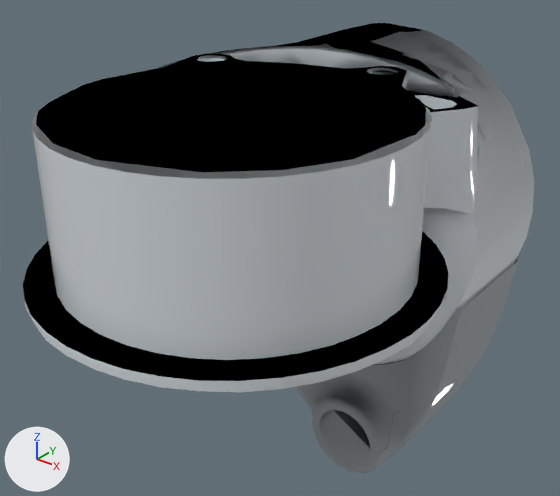
Renders of the OBJ model alexander-models/alexander_V1_description/meshes/cycloidal_arm/RightElbowPitchLink.obj from each side of a commit.
The view is the same before and after, from a camera (50 mm lens) standing at (0.0937, -0.1038, 0.0803) and looking at (-0.0113, 0.0275, -0.0011). Every picture has the same lights, and +X, +Y and +Z are marked at lower left. Where no turn or scale is listed for an object, it has been applied to the vertices.

The first picture shows 'N17_24_P01_01_L_Elbow_Bend_Structure', 'N17_24_P01_03_L_Forearm_wire_inlet', 'N17_24_P01_04_L_Forearm_wire_inlet_cover', 'N17_25_P11_01_Elbow_To_Forearm'.
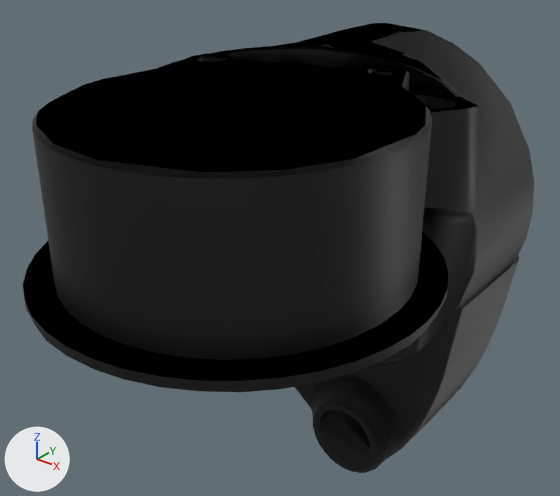
Scene script edits in JSON lines:
```json
{"op": "add", "block": "mat_procedural_car_paint", "code": ["mat_procedural_car_paint = principled_material('Procedural_Car_paint')", "mat_procedural_car_paint.base_color = (0.05, 0.05, 0.05)  # black #3f3f3f", "mat_procedural_car_paint.metallic = 1.0"]}
{"block": "me_n17_24_p01_01_l_elbow_bend_structure", "where": "me_n17_24_p01_01_l_elbow_bend_structure.from_pydata(...)  # 817 vertices, 1521 faces; spans x -0.0585..0.0285, y 0.0031..0.0834, z -0.0435..0.0435"}
{"op": "remove", "block": "me_n17_24_p01_01_l_elbow_bend_structure", "code": "me_n17_24_p01_01_l_elbow_bend_structure.materials.append(mat_material__29)  # white #dce2e7"}
{"op": "add", "block": "me_n17_24_p01_01_l_elbow_bend_structure", "code": "me_n17_24_p01_01_l_elbow_bend_structure.materials.append(mat_procedural_car_paint)  # black #3f3f3f"}
{"block": "me_n17_24_p01_03_l_forearm_wire_inlet", "where": "me_n17_24_p01_03_l_forearm_wire_inlet.from_pydata(...)  # 544 vertices, 868 faces; spans x -0.0351..0.0273, y 0.0341..0.0834, z -0.062..-0.0131"}
{"op": "remove", "block": "me_n17_24_p01_03_l_forearm_wire_inlet", "code": "me_n17_24_p01_03_l_forearm_wire_inlet.materials.append(mat_material__30)  # grey #9fa5aa"}
{"op": "add", "block": "me_n17_24_p01_03_l_forearm_wire_inlet", "code": "me_n17_24_p01_03_l_forearm_wire_inlet.materials.append(mat_procedural_car_paint)  # black #3f3f3f"}
{"block": "me_n17_24_p01_04_l_forearm_wire_inlet_cover", "where": "me_n17_24_p01_04_l_forearm_wire_inlet_cover.from_pydata(...)  # 405 vertices, 797 faces; spans x -0.0226..0.0214, y 0.042..0.0793, z -0.074..-0.0488"}
{"op": "remove", "block": "me_n17_24_p01_04_l_forearm_wire_inlet_cover", "code": "me_n17_24_p01_04_l_forearm_wire_inlet_cover.materials.append(mat_material__30)  # grey #9fa5aa"}
{"op": "add", "block": "me_n17_24_p01_04_l_forearm_wire_inlet_cover", "code": "me_n17_24_p01_04_l_forearm_wire_inlet_cover.materials.append(mat_procedural_car_paint)  # black #3f3f3f"}
{"block": "me_n17_25_p11_01_elbow_to_forearm", "where": "me_n17_25_p11_01_elbow_to_forearm.from_pydata(...)  # 484 vertices, 976 faces; spans x -0.0415..0.0414, y -0.0415..0.0471, z 0.0077..0.0416"}
{"op": "remove", "block": "me_n17_25_p11_01_elbow_to_forearm", "code": "me_n17_25_p11_01_elbow_to_forearm.materials.append(mat_material__29)  # white #dce2e7"}
{"op": "add", "block": "me_n17_25_p11_01_elbow_to_forearm", "code": "me_n17_25_p11_01_elbow_to_forearm.materials.append(mat_procedural_car_paint)  # black #3f3f3f"}
```

Location of each change, (x1, y1, x2, y2) in pixels of the pictures (560 x 496 px):
```json
{"object": "N17_25_P11_01_Elbow_To_Forearm", "change": "recoloured", "before": [24, 53, 448, 392], "after": [24, 53, 448, 392], "on screen": "grey to black"}
{"object": "N17_24_P01_01_L_Elbow_Bend_Structure", "change": "recoloured", "before": [159, 28, 534, 364], "after": [159, 28, 534, 364], "on screen": "grey to black"}
{"object": "N17_24_P01_03_L_Forearm_wire_inlet", "change": "recoloured", "before": [312, 256, 519, 453], "after": [312, 256, 519, 453]}
{"object": "N17_24_P01_04_L_Forearm_wire_inlet_cover", "change": "recoloured", "before": [295, 359, 467, 473], "after": [295, 359, 467, 473], "on screen": "grey to black"}
```
